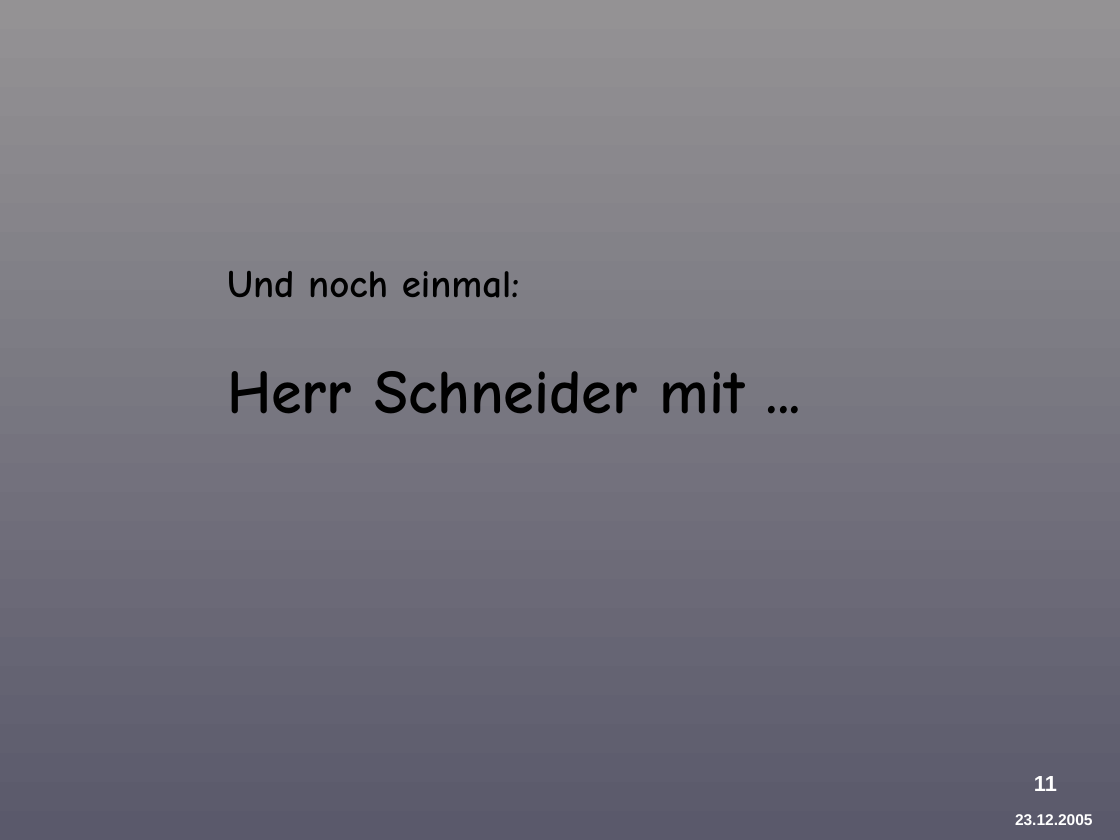
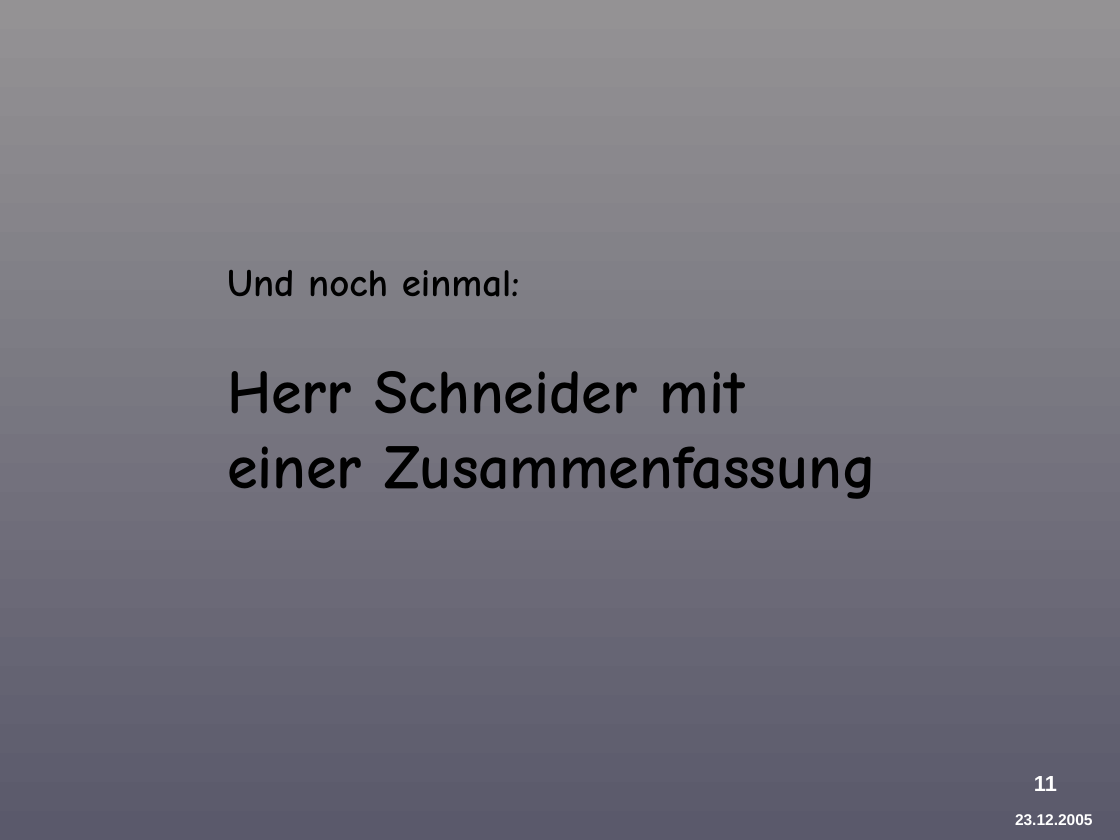
Before and after one commit to BackupTheBerlios/provirent-svn, a slide deck: slide 11 of docu/präsentation/Provirent-Vortrag-3-Forstner.ppt. Drawn at 1120x840 pixels with LibreOffice and Linux fonts; fonts in the diff are those of the drawing; background and template pictures are left out. Boxes give left, top, right and bottom in pixels: in the first picture for what was removed or moved away, otherwise in the second. Text is boxed around its words. In the diff, an @@ line names an element or a change of style, - is before the commit and + after.

```diff
--- a/docu/präsentation/Provirent-Vortrag-3-Forstner.ppt
+++ b/docu/präsentation/Provirent-Vortrag-3-Forstner.ppt
@@ text at <box>227,371,876,499</box>: text changed @@
-Herr Schneider mit ...
+Herr Schneider mit
+einer Zusammenfassung
```
Also in this commit, not shown: 3 other files.
